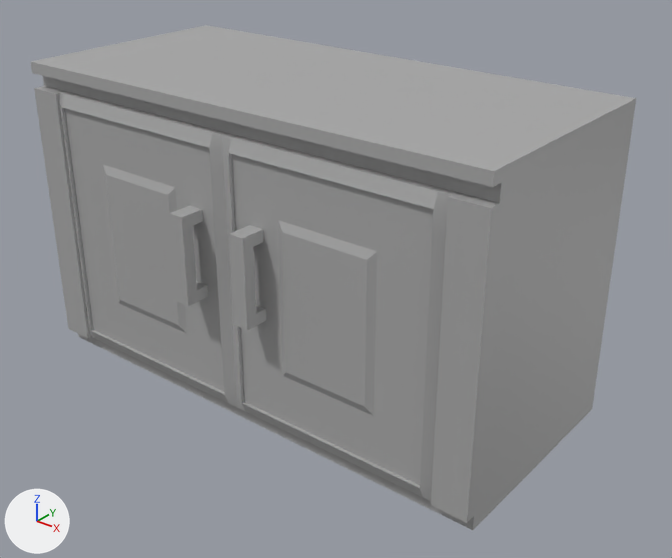
What one commit did to the FBX model RunningLateGame/Assets/Models/kitchenCounterCabinateLarge.fbx.
Rendered twice from a 50 mm camera at (3.513, -0.651, 1.377) aimed at (2.157, 1.044, 0.326). Lighting does not change. The marker at lower left points along +X, +Y and +Z. Where no turn or scale is listed for an object, it has been applied to the vertices.

In view in the first picture: 'case3', 'doorLeft', 'doorRight'.
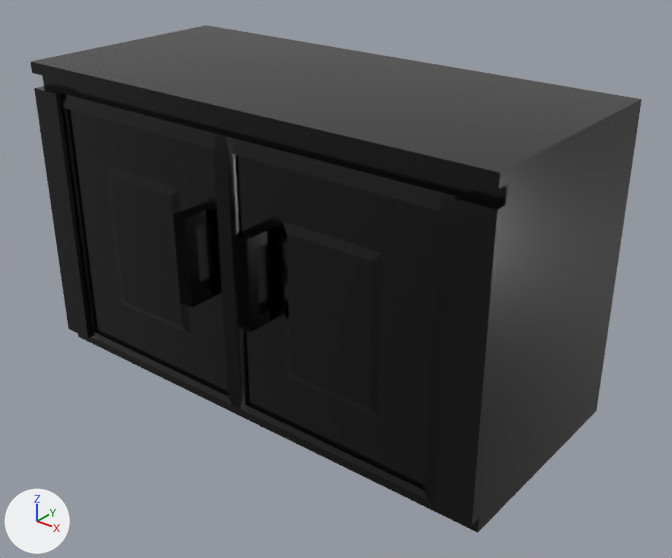
Boxes [x1, y1, x2, y2] around the edits, measured in the pictures (672 x 558 px):
'case3', recoloured
    both: [31, 25, 642, 533]
'doorLeft', recoloured, moved (grey to black)
    before: [222, 133, 456, 501]
    after: [226, 134, 461, 503]
'doorRight', recoloured, moved (grey to black)
    before: [59, 91, 237, 407]
    after: [60, 92, 240, 409]

What changed in the scene script:
```text
Add img_trimsheet_modular_assets_standardsurface1_metallicsmoothness_1001_png:
    img_trimsheet_modular_assets_standardsurface1_metallicsmoothness_1001_png = load_image('trimsheet_modular_assets_standardSurface1_MetallicSmoothness.1001.png', '../../../Modelling/Exports/Trimsheets/trimsheet_for_master_assets/trimsheet_modular_assets_standardSurface1_MetallicSmoothness.1001.png', 2048, 2048, 'Non-Color')
Add mat_aistandardsurface1:
    mat_aistandardsurface1 = bpy.data.materials.new('aiStandardSurface1')
    mat_aistandardsurface1.use_nodes = True; mat_aistandardsurface1.node_tree.nodes.clear()
    _N = mat_aistandardsurface1.node_tree.nodes; _L = mat_aistandardsurface1.node_tree.links
    n0 = _N.new('ShaderNodeBsdfPrincipled'); n0.name = 'Principled BSDF'
    n0.inputs[0].default_value = (0.0, 0.0, 0.0, 1.0)  # 'Base Color', black #000000
    n0.inputs[2].default_value = 0.2  # 'Roughness'
    n1 = _N.new('ShaderNodeOutputMaterial'); n1.name = 'Material Output'
    n2 = _N.new('ShaderNodeTexImage'); n2.name = 'Image Texture'
    n2.image = img_trimsheet_modular_assets_standardsurface1_metallicsmoothness_1001_png
    _L.new(n2.outputs[0], n0.inputs[1])  # 'Color' to 'Metallic'
    _L.new(n0.outputs[0], n1.inputs[0])  # 'BSDF' to 'Surface'
Change me_mesh_002:
    where me_mesh_002.from_pydata(...)  # 260 vertices, 258 faces; spans x 0.0..1.371, y -0.63..0.0, z 0.0..0.83
    remove me_mesh_002.materials.append(mat_standardsurface1)  # grey #aaaaaa
    add me_mesh_002.materials.append(mat_aistandardsurface1)
Change me_mesh:
    where me_mesh.from_pydata(...)  # 221 vertices, 214 faces; spans x 0.0..0.6, y -0.056..0.03, z 0.0..0.72
    remove me_mesh.materials.append(mat_standardsurface1)  # grey #aaaaaa
    add me_mesh.materials.append(mat_aistandardsurface1)
Change me_mesh_003:
    where me_mesh_003.from_pydata(...)  # 221 vertices, 214 faces; spans x -0.6..0.0, y -0.056..0.03, z 0.0..0.72
    remove me_mesh_003.materials.append(mat_standardsurface1)  # grey #aaaaaa
    add me_mesh_003.materials.append(mat_aistandardsurface1)
Change ob_doorright:
    ob_doorright.location: (1.461, 0.746, 0.04) -> (1.474, 0.746, 0.04)
Change ob_doorleft:
    ob_doorleft.location: (2.661, 0.746, 0.04) -> (2.674, 0.746, 0.04)
```
